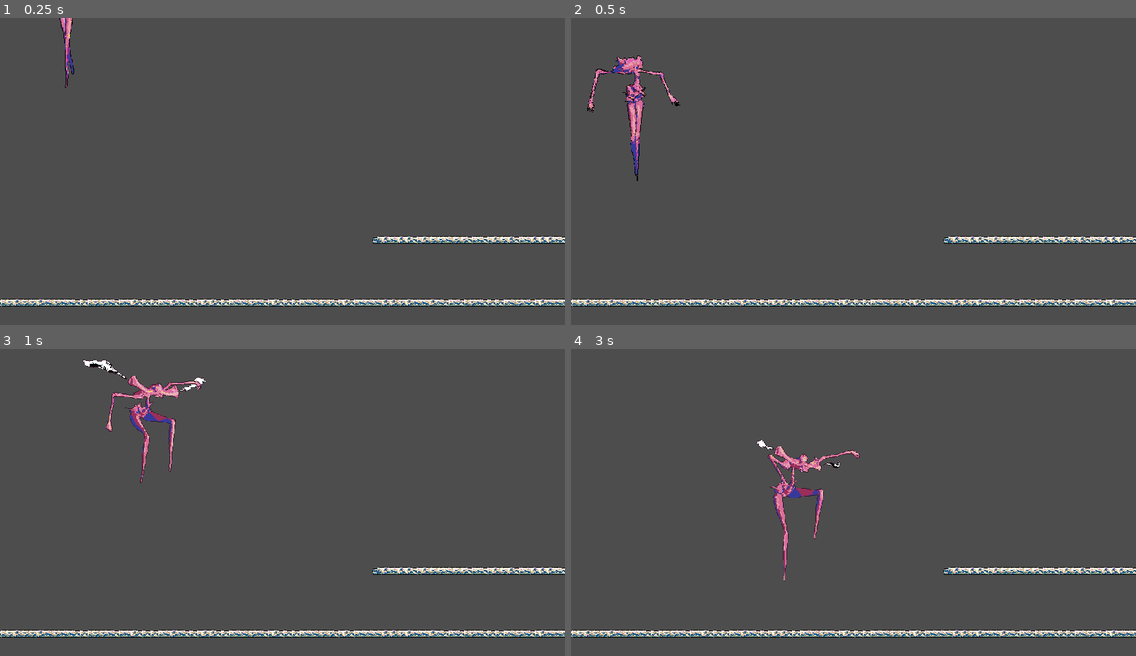
Above: before the commit, frames 1-4 (two rows, left to right).
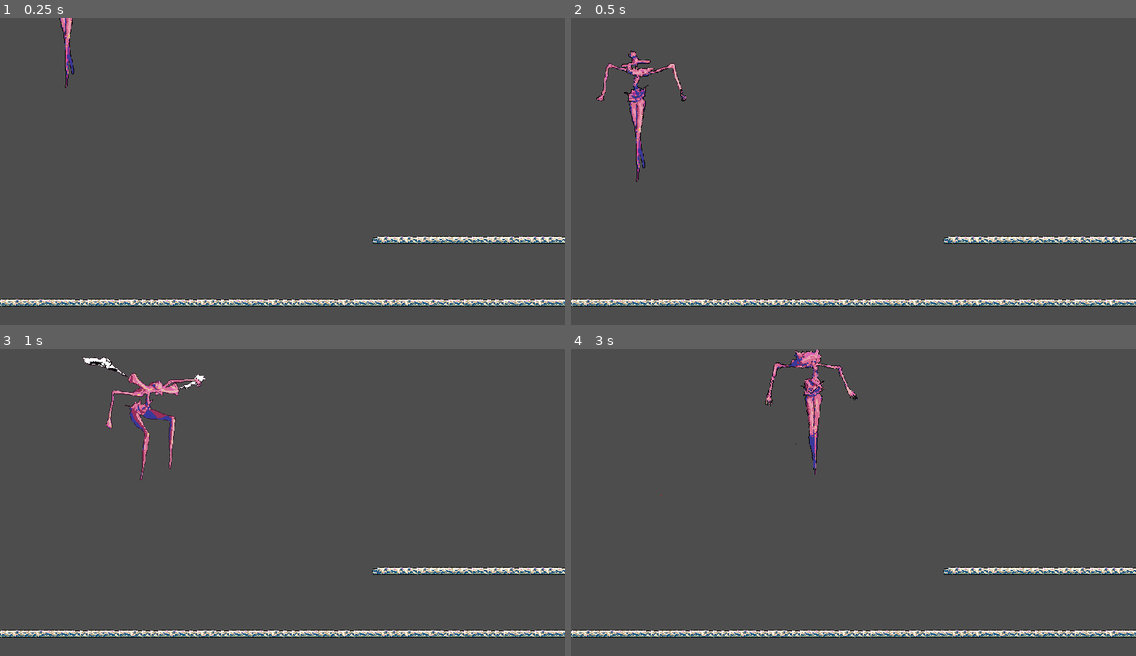
Above: after the commit, the same moments.

Repository: rt12t/bad-machine-
Game: Godot game, scene res://world.tscn
Same seed, same stepped clock (60 frames per second), same inputs: the game is played once before the commit and once after it.
Inputs:
- Up to frame 1 (0.25 s): no input
- Up to frame 2 (0.5 s): no input
- Up to frame 3 (1 s): hold D (move_right) from 0.53 s (still down); hold K (jump) from 0.53 s (still down)
- Up to frame 4 (3 s): release K (jump) at 1.28 s; tap K (jump) at 1.35, 1.52, 1.82, 2.85 s; release D (move_right) at 2.03 s; hold A (move_left) 2.03-2.78 s; hold K (jump) 2.03-2.78 s; hold D (move_right) from 2.78 s (still down)

Frame 1 is identical in both runs. In frame 2, 1.3% of the frame differs, in the area x 2-21%, y 10-54%; in frame 3, 1.3%; in frame 4, 2.3%, in the area x 15-52%, y 0-76%.

Commit message:
正常运行

Diff:
--- a/724new/classes/StateMachine.gd
+++ b/724new/classes/StateMachine.gd
@@ -1,13 +1,22 @@
-#class_name StateMachine
+class_name StateMachine
 extends Node
 
-#var current_state: int = -1:
-	#set(v):
-		#owner.transition_state(current_state,v)
-		#current_state = v
+var current_state: int = -1:
+	set(v):
+		owner.transition_state(current_state, v)
+		current_state = v
 
 
 
-#func _ready() -> void:
-	#await owner.ready
-	#current_state = 0
+func _ready() -> void:
+	await owner.ready
+	current_state = 0
+
+func  _physics_process(delta: float) -> void:
+	while  true:
+		var next := owner.get_next_state(current_state) as int
+		if current_state == next:
+			break
+		current_state = next
+
+	owner.tick_physics(current_state,delta)
--- a/724new/player.gd
+++ b/724new/player.gd
@@ -1,13 +1,24 @@
 extends CharacterBody2D
 
+enum State {
+	IDLE,
+	RUNNING,
+	JUMP,
+	FALL,
+	LANDING,
+
+}
+
+const GROUN_STATES := [State.IDLE,State.RUNNING,State.LANDING]
 const  RUN_SPEED := 400
 const  FLLOR_ACCELERATION := RUN_SPEED / 0.8
 const  AIR_ACCELERATION := RUN_SPEED /0.1
-const JUMP_VELOCITY := -1100
-const gravity = 2000
+const JUMP_VELOCITY := -1150
+const default_gravity = 2000
 
 
 #var gravity := ProjectSettings.get("physics/2d/default_gravity") as float
+var is_first_tick := false
 @onready var sprite_2d = $Sprite2D
 @onready var animation_player = $AnimationPlayer
 @onready var jump_request_timer = $JumpRequestTimer
@@ -16,41 +27,109 @@
 func _unhandled_input(event: InputEvent) -> void:
 	if event.is_action_pressed("jump"):
 		jump_request_timer.start()
-	if event.is_action_released("jump")	and velocity.y < JUMP_VELOCITY / 2:
-		velocity.y = JUMP_VELOCITY / 2
+	if event.is_action_released("jump"):
+		jump_request_timer.stop()
+		if velocity.y < JUMP_VELOCITY / 2:
+			velocity.y = JUMP_VELOCITY / 3
 
-func _physics_process(delta: float) -> void:
+func tick_physics(state: State, delta: float) -> void:
+
+	match state:
+		State.IDLE:
+			move(default_gravity,delta)
+
+		State.RUNNING:
+			move(default_gravity,delta)
+
+		State.JUMP:
+			move(default_gravity,delta)
+
+		State.LANDING:
+			move(default_gravity,delta)
+
+		State.FALL:
+			move(default_gravity,delta)
+
+	is_first_tick = false
+
+
+
+
+
+func move(gravity: float, delta: float)	-> void:
 	var direction := Input.get_axis("move_left","move_right")
 	var acceleration := FLLOR_ACCELERATION if is_on_floor() else AIR_ACCELERATION
 	velocity.x = move_toward(velocity.x, direction * RUN_SPEED, acceleration * delta)
 	velocity.y += gravity * delta
 
-	var can_jump := is_on_floor() or coyote_timer.time_left > 0
-	var should_jump = can_jump and jump_request_timer.time_left > 0#Input.is_action_just_pressed("jump")
-	if should_jump:
-		velocity.y = JUMP_VELOCITY
-		coyote_timer.stop()
-		jump_request_timer.stop()
 
-	if is_on_floor():
-		if is_zero_approx(direction) and is_zero_approx(velocity.x):
-			animation_player.play("idle")
-		else:
-			animation_player.play("running")
-	elif velocity.y < 0:
-		animation_player.play("jump")
-	else:
-		animation_player.play("full")
 
 
 	if not is_zero_approx(direction):
 		sprite_2d.flip_h = direction < 0
 
-	var was_on_floor := is_on_floor()
+
 	move_and_slide()
 
-	if is_on_floor() != was_on_floor:
-		if was_on_floor and not should_jump:
-			coyote_timer.start()
-		else:
+
+func get_next_state(state:State) ->	 State:
+	var can_jump := is_on_floor() or coyote_timer.time_left > 0
+	var should_jump = can_jump and jump_request_timer.time_left > 0
+	if should_jump:
+		return State.JUMP
+
+	var direction := Input.get_axis("move_left","move_right")
+	var is_still := is_zero_approx(direction) and is_zero_approx(velocity.x)
+
+	match state:
+		State.IDLE:
+			if not is_on_floor():
+				return State.FALL
+			if not is_still:
+				return State.RUNNING
+
+		State.RUNNING:
+			if is_still:
+				return State.IDLE
+
+		State.JUMP:
+			if velocity.y >= 0:
+				return State.FALL
+
+		State.FALL:
+			if is_on_floor():
+				return State.LANDING
+
+		State.LANDING:
+			if not animation_player.is_playing():
+				return State.IDLE
+
+	return state
+
+func transition_state(from: State, to: State) -> void:
+	if from not in GROUN_STATES and to in GROUN_STATES:
+		coyote_timer.stop()
+
+	match to:
+		State.IDLE:
+			animation_player.play("idle")
+
+		State.RUNNING:
+			animation_player.play("running")
+
+		State.JUMP:
+			animation_player.play("jump")
+			velocity.y = JUMP_VELOCITY
 			coyote_timer.stop()
+			jump_request_timer.stop()
+
+		State.FALL:
+			animation_player.play("full")
+			if from in GROUN_STATES:
+				coyote_timer.start()
+
+		State.LANDING:
+			animation_player.play("landing")
+
+
+	is_first_tick = true
--- a/724new/player.tscn
+++ b/724new/player.tscn
@@ -48,7 +48,7 @@
 
 [sub_resource type="Animation" id="Animation_j1crt"]
 resource_name = "full"
-length = 0.405
+length = 0.3
 loop_mode = 1
 step = 0.135
 tracks/0/type = "value"
@@ -90,7 +90,7 @@
 
 [sub_resource type="Animation" id="Animation_23qaq"]
 resource_name = "idle"
-length = 0.75
+length = 0.5
 loop_mode = 1
 step = 0.15
 tracks/0/type = "value"
@@ -172,28 +172,28 @@
 
 [sub_resource type="Animation" id="Animation_q0fuo"]
 resource_name = "landing"
-length = 0.3
-loop_mode = 1
-tracks/0/type = "value"
-tracks/0/imported = false
-tracks/0/enabled = true
-tracks/0/path = NodePath("Sprite2D:region_rect")
-tracks/0/interp = 1
-tracks/0/loop_wrap = true
-tracks/0/keys = {
-"times": PackedFloat32Array(0.3),
-"transitions": PackedFloat32Array(1),
-"update": 0,
-"values": [Rect2(0, 2202, 1944, 367)]
-}
-tracks/1/type = "value"
-tracks/1/imported = false
-tracks/1/enabled = true
-tracks/1/path = NodePath("Sprite2D:hframes")
-tracks/1/interp = 1
-tracks/1/loop_wrap = true
-tracks/1/keys = {
-"times": PackedFloat32Array(0),
+length = 0.24
+step = 0.08
+tracks/0/type = "value"
+tracks/0/imported = false
+tracks/0/enabled = true
+tracks/0/path = NodePath("Sprite2D:region_rect")
+tracks/0/interp = 1
+tracks/0/loop_wrap = true
+tracks/0/keys = {
+"times": PackedFloat32Array(0.24),
+"transitions": PackedFloat32Array(1),
+"update": 0,
+"values": [Rect2(0, 2201, 1944, 369)]
+}
+tracks/1/type = "value"
+tracks/1/imported = false
+tracks/1/enabled = true
+tracks/1/path = NodePath("Sprite2D:hframes")
+tracks/1/interp = 1
+tracks/1/loop_wrap = true
+tracks/1/keys = {
+"times": PackedFloat32Array(0.24),
 "transitions": PackedFloat32Array(1),
 "update": 1,
 "values": [3]
@@ -205,7 +205,7 @@
 tracks/2/interp = 1
 tracks/2/loop_wrap = true
 tracks/2/keys = {
-"times": PackedFloat32Array(0, 0.1, 0.2),
+"times": PackedFloat32Array(0, 0.08, 0.16),
 "transitions": PackedFloat32Array(1, 1, 1),
 "update": 1,
 "values": [0, 1, 2]
@@ -282,11 +282,11 @@
 }
 
 [node name="JumpRequestTimer" type="Timer" parent="."]
-wait_time = 0.2
+wait_time = 0.5
 one_shot = true
 
 [node name="Coyote Timer" type="Timer" parent="."]
-wait_time = 0.3
+wait_time = 0.5
 one_shot = true
 
 [node name="StateMachine" type="Node" parent="."]
